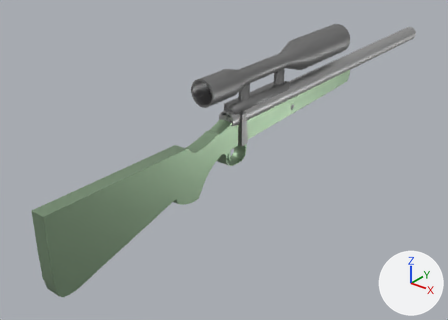
The Blender file FPS Prototype 01/Assets/Models/Weapons/Sniper.blend as it was, and as the next commit left it.
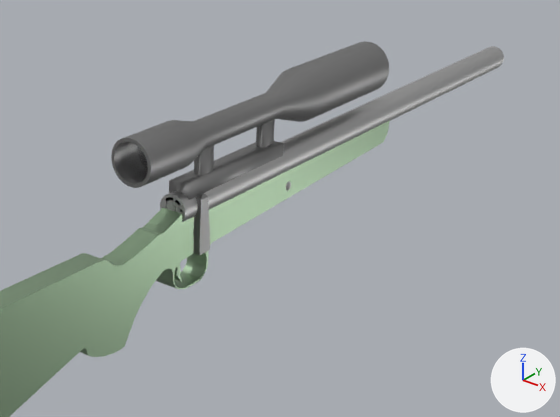
Each version is shown whole from a 50 mm camera at (3.23, -4.99, 2.65) aimed at (-0.33, -0.54, -0.11), then close up on the part from 28% to 100% of the width and 0% to 75% of the height. The lights are fixed; the arrows at lower right show +X, +Y and +Z.
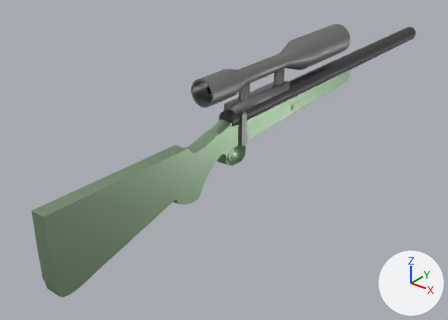
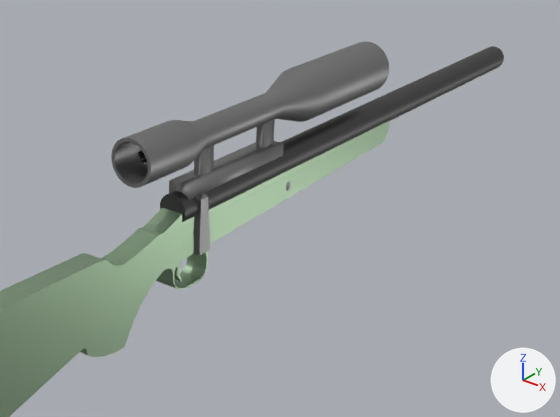
The change, as a diff of the scene's bpy script:
```diff
--- a/FPS Prototype 01/Assets/Models/Weapons/Sniper.blend.py
+++ b/FPS Prototype 01/Assets/Models/Weapons/Sniper.blend.py
@@ mat_material_002 @@
 mat_material_002 = principled_material('Material.002')
-mat_material_002.base_color = (0.613, 0.613, 0.613)  # light grey #cdcdcd
+mat_material_002.base_color = (0.124, 0.124, 0.124)  # dark grey #636363
 mat_material_002.metallic = 1.0
@@ ob_cylinder_001 @@
 ob_cylinder_001.rotation_euler = (1.571, 0.0, 0.0)  # degrees (90, 0, 0)
-ob_cylinder_001.scale = (0.146, 0.146, 0.146)
+ob_cylinder_001.scale = (0.136, 0.136, 0.136)
```

Location of each change, (x1, y1, x2, y2) in pixels of the close-ups (560 x 417 px):
'Circle', recoloured
    both: (205, 46, 504, 209)
'Cylinder.001', rescaled
    before: (120, 141, 148, 182)
    after: (138, 120, 194, 169)
'Circle.002', recoloured
    both: (160, 191, 205, 222)
